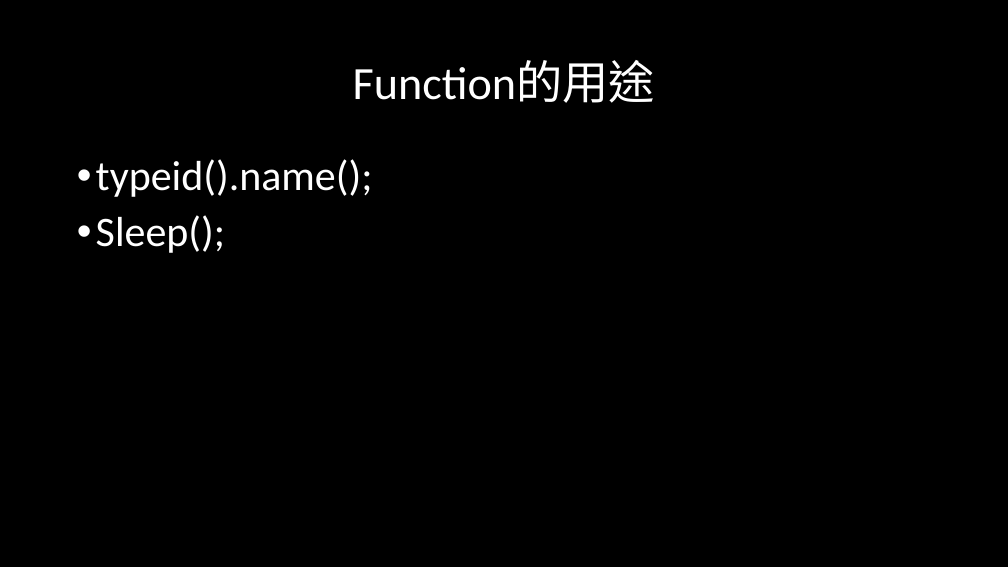
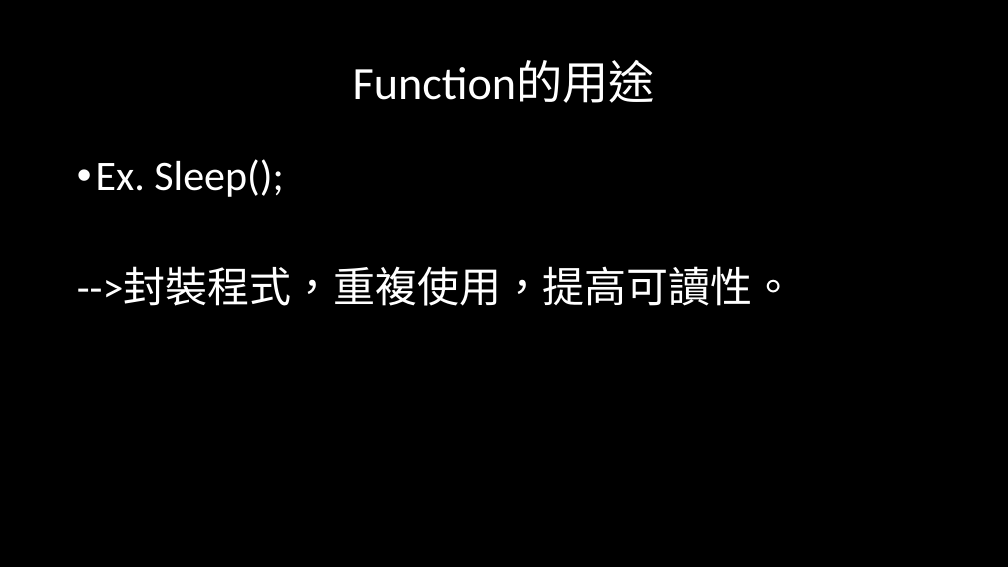
Before and after one commit to weermark/class, a slide deck: slide 2 of practical_class/class_ppt/0331程一實習.pptx. Drawn at 1008x567 pixels with LibreOffice and Linux fonts; fonts in the diff are those of the drawing. Boxes give left, top, right and bottom in pixels: in the first picture for what was removed or moved away, otherwise in the second. Text is boxed around its words. In the diff, an @@ line names an element or a change of style, - is before the commit and + after.

```diff
--- a/practical_class/class_ppt/0331程一實習.pptx
+++ b/practical_class/class_ppt/0331程一實習.pptx
@@ text at (77,159,795,306): text changed @@
-• typeid().name();
-• Sleep();
+• Ex. Sleep();
+-->封裝程式，重複使用，提高可讀性。
```
Also in this commit, not shown: 4 other slides changed, 1 slide added, 1 slide removed, 1 other file.
